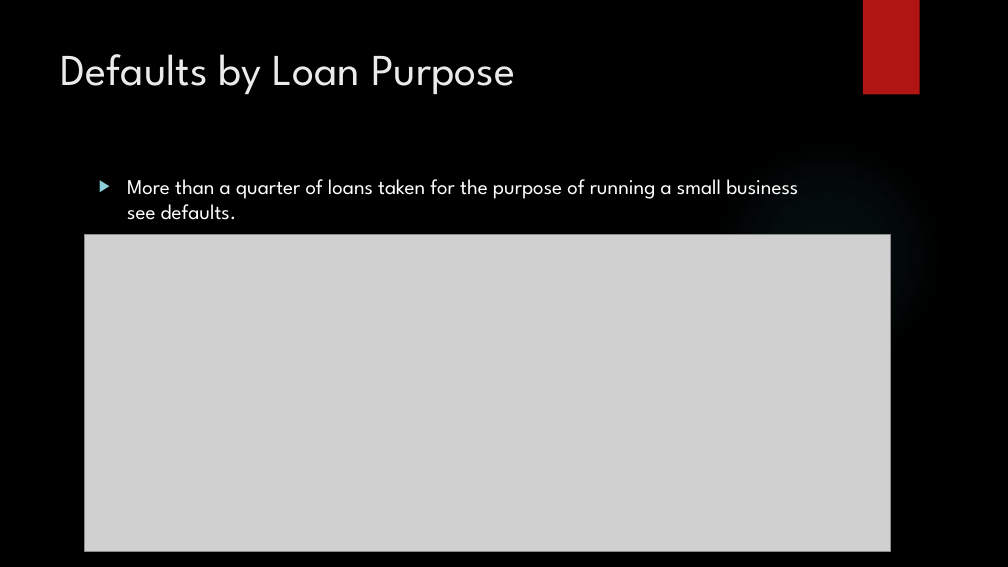
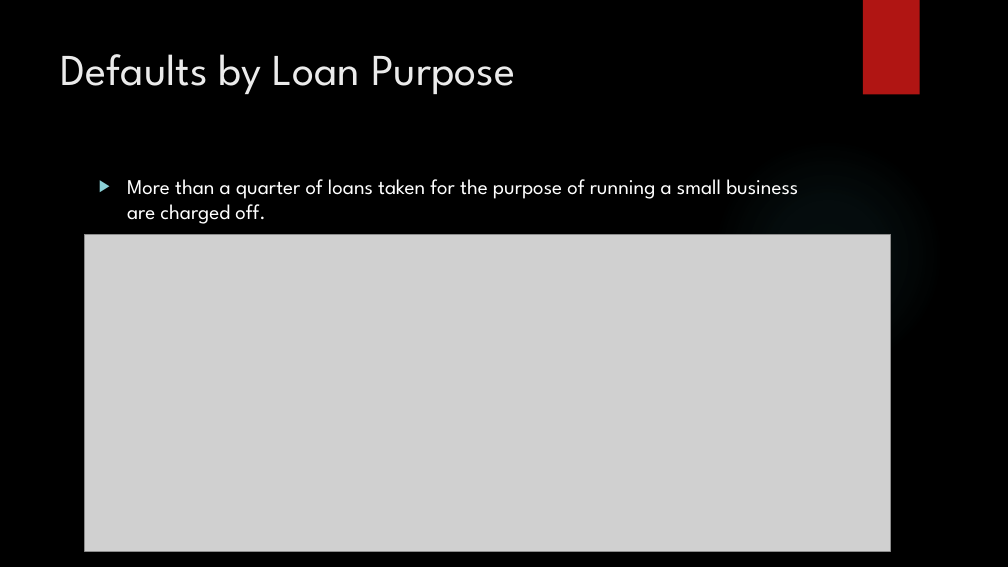
Before and after one commit to subhabrata-ghosh-1988/lending_club_case_study, a slide deck: slide 8 of Subhabrata_Ghosh_Lending_Club_Case_Study.pptx. Drawn at 1008x567 pixels with LibreOffice and Linux fonts; fonts in the diff are those of the drawing; grey boxes stand for pictures; background and template pictures are left out. Boxes give left, top, right and bottom in pixels: in the first picture for what was removed or moved away, otherwise in the second. Text is boxed around its words. In the diff, an @@ line names an element or a change of style, - is before the commit and + after.

```diff
--- a/Subhabrata_Ghosh_Lending_Club_Case_Study.pptx
+++ b/Subhabrata_Ghosh_Lending_Club_Case_Study.pptx
@@ text at [127,179,798,224]: text changed @@
-▶ More than a quarter of loans taken for the purpose of running a small business see defaults.
+▶ More than a quarter of loans taken for the purpose of running a small business are charged off.
```
Also in this commit, not shown: 2 other files.
